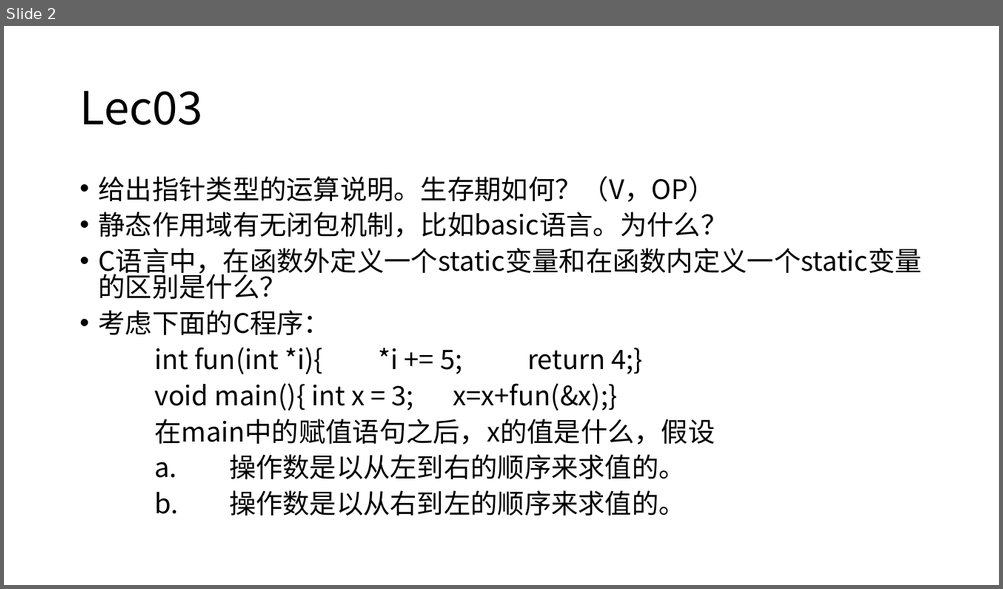
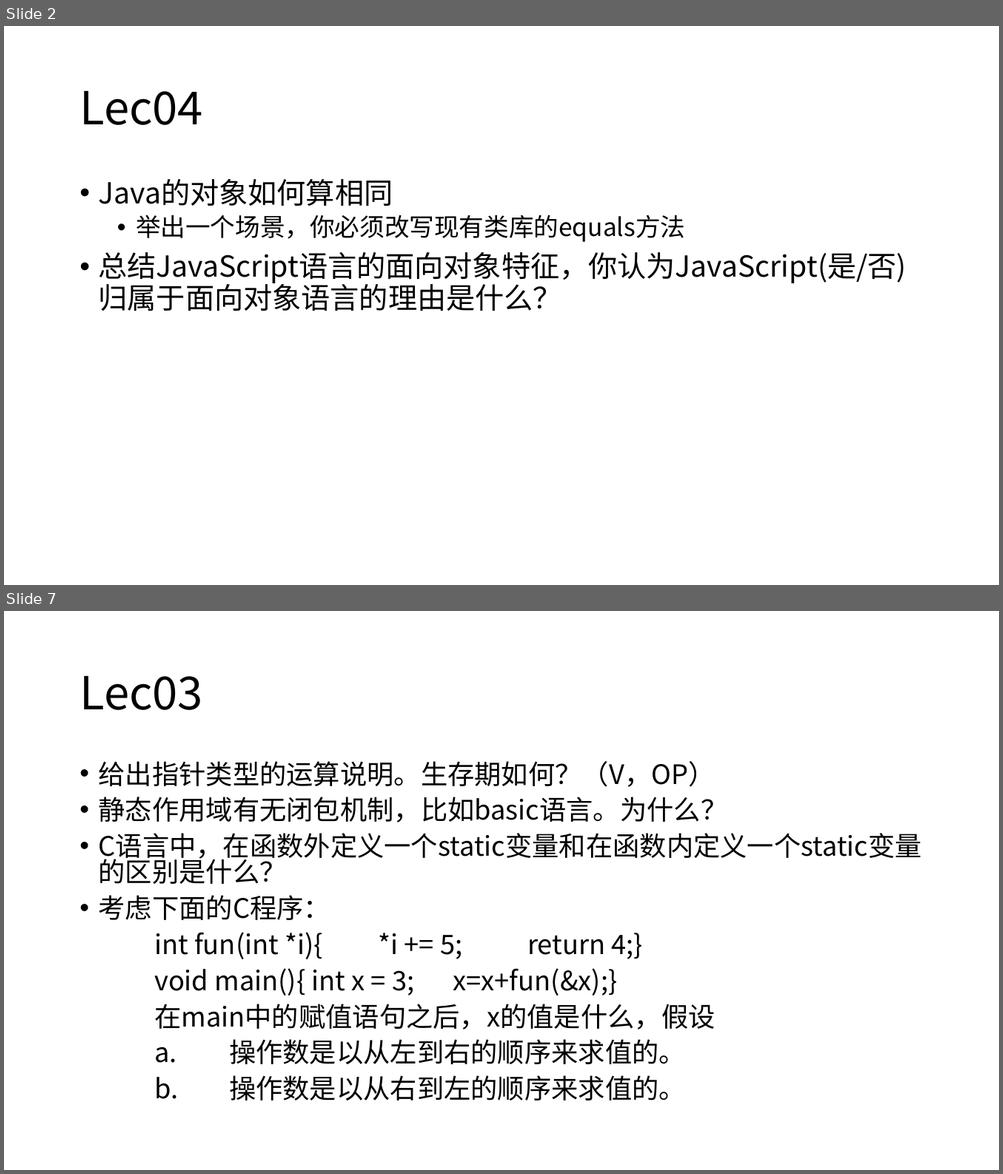
Before and after one commit to PatchouliJY/ZuoYe, a slide deck: 程序设计语言/作业.pptx. Shown one above the other, each under a label of ours: slide 2 before the commit, slides 2 and 7 after it; the slides between them are not shown. The pictures are 1003x589 and 1003x1174 pixels, drawn with LibreOffice and Linux fonts; fonts in the diff are those of the drawing. Boxes give left, top, right and bottom in pixels: in the first picture for what was removed or moved away, otherwise in the second. Text is boxed around its words. In the diff, an @@ line names an element or a change of style, - is before the commit and + after.

```diff
--- a/程序设计语言/作业.pptx
+++ b/程序设计语言/作业.pptx
@@ slide 2 added at [4, 26, 999, 585], background #FFFFFF @@
@@ title added at [79, 91, 203, 125], 44 pt, text #000000 @@
+Lec04
@@ text added at [99, 179, 906, 312], 28 pt, text #000000 @@
+• Java的对象如何算相同
+  • 举出一个场景，你必须改写现有类库的equals方法
+• 总结JavaScript语言的面向对象特征，你认为JavaScript(是/否)归属于面向对象语言的理由是什么？
@@ what was slide 2 is now slide 7 @@
```
Also in this commit, not shown: 4 other slides added, 1 other file.
